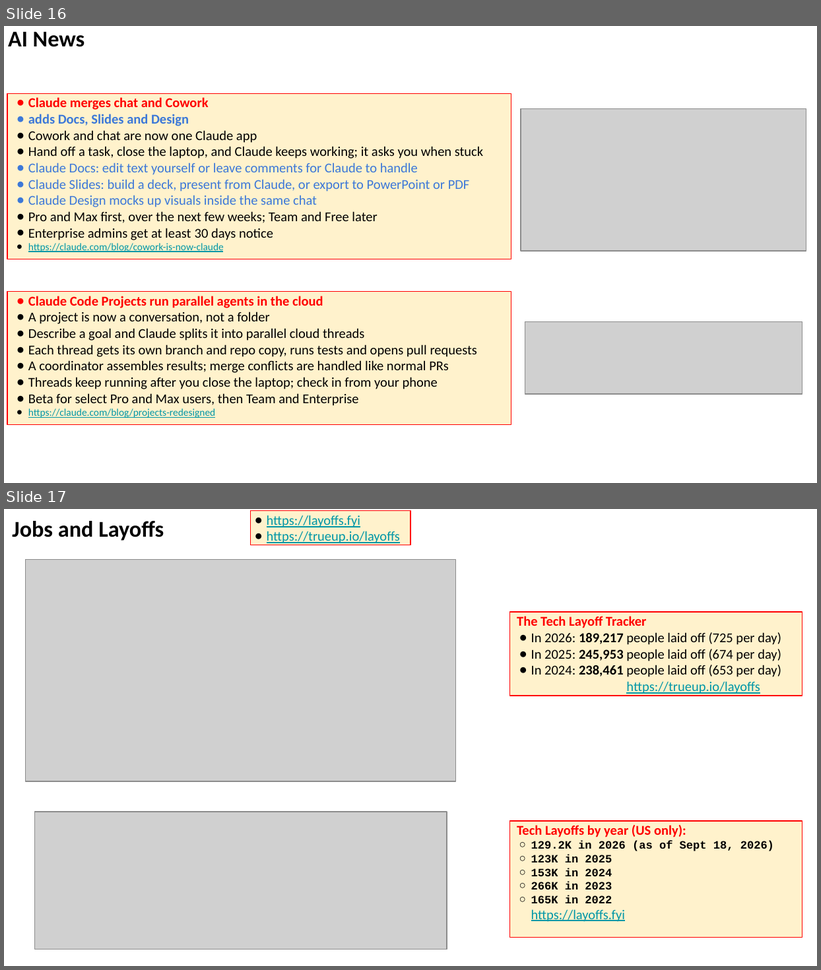
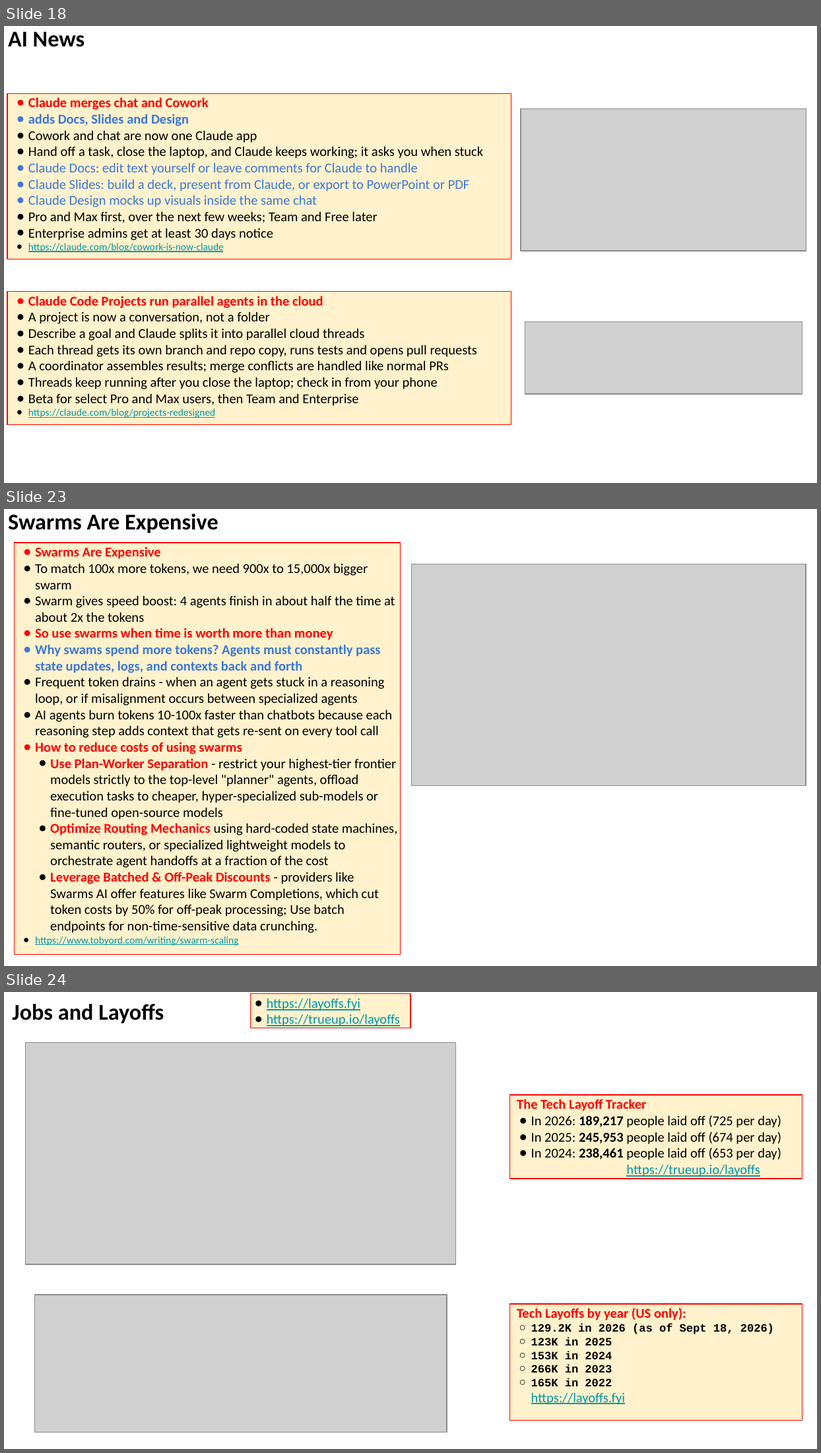
Before and after one commit to lselector/seminar, a slide deck: 2026/2026-09-25-AI-News.pptx. Shown one above the other, each under a label of ours: slides 16 and 17 before the commit, slides 18, 23 and 24 after it; the slides between them are not shown. The pictures are 821x970 and 821x1453 pixels, drawn with LibreOffice and Linux fonts; fonts in the diff are those of the drawing; grey boxes stand for pictures. Boxes give left, top, right and bottom in pixels: in the first picture for what was removed or moved away, otherwise in the second. Text is boxed around its words. In the diff, an @@ line names an element or a change of style, - is before the commit and + after.

```diff
--- a/2026/2026-09-25-AI-News.pptx
+++ b/2026/2026-09-25-AI-News.pptx
@@ slide 23 added at bbox=[4, 509, 817, 966], background #FFFFFF @@
@@ text added at bbox=[8, 514, 218, 533], 20 pt, text #000000, bold @@
+Swarms Are Expensive
@@ rectangle added at bbox=[14, 543, 400, 955], fill #FFF2CC, outline #FF0000 0.75 pt, 12 pt, text #000000 @@
+● Swarms Are Expensive
+● To match 100x more tokens, we need 900x to 15,000x bigger swarm
+● Swarm gives speed boost: 4 agents finish in about half the time at about 2x the tokens
+● So use swarms when time is worth more than money
+● Why swams spend more tokens? Agents must constantly pass state updates, logs, and contexts back and forth
+● Frequent token drains - when an agent gets stuck in a reasoning loop, or if misalignment occurs between specialized agents
+● AI agents burn tokens 10-100x faster than chatbots because each reasoning step adds context that gets re-sent on every tool call
+● How to reduce costs of using swarms
+● Use Plan-Worker Separation - restrict your highest-tier frontier models strictly to the top-level "planner" agents, offload execution tasks to cheaper, hyper-specialized sub-models or fine-tuned open-source models
+● Optimize Routing Mechanics using hard-coded state machines, semantic routers, or specialized lightweight models to orchestrate agent handoffs at a fraction of the cost
+● Leverage Batched & Off-Peak Discounts - providers like Swarms AI offer features like Swarm Completions, which cut token costs by 50% for off-peak processing; Use batch endpoints for non-time-sensitive data crunching.
+● https://www.tobyord.com/writing/swarm-scaling
@@ picture added at bbox=[412, 564, 807, 786] @@
@@ what was slide 16 is now slide 18 @@
@@ what was slide 17 is now slide 24 @@
```
Also in this commit, not shown: 5 slides changed, 8 other slides added.
